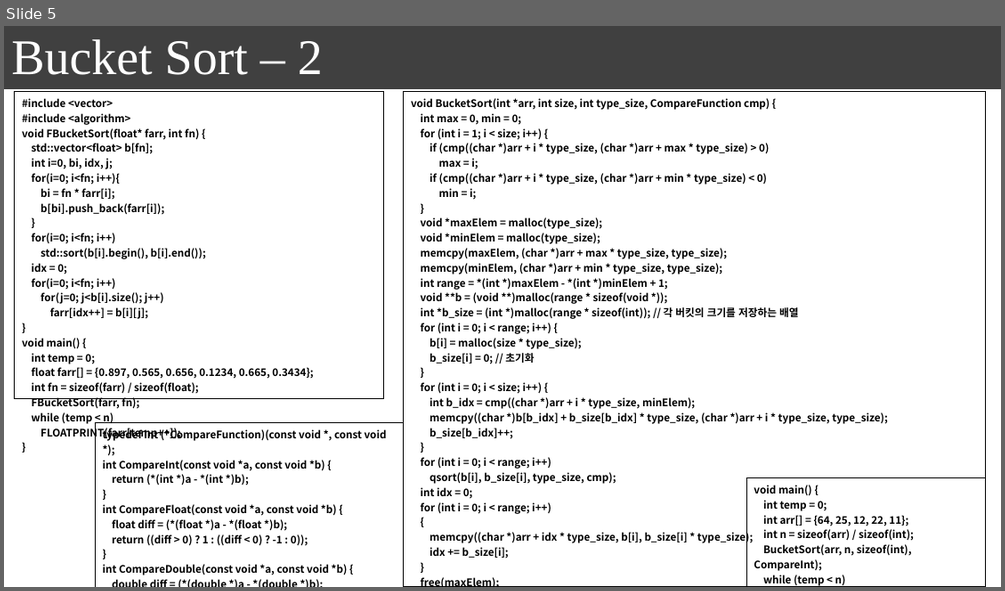
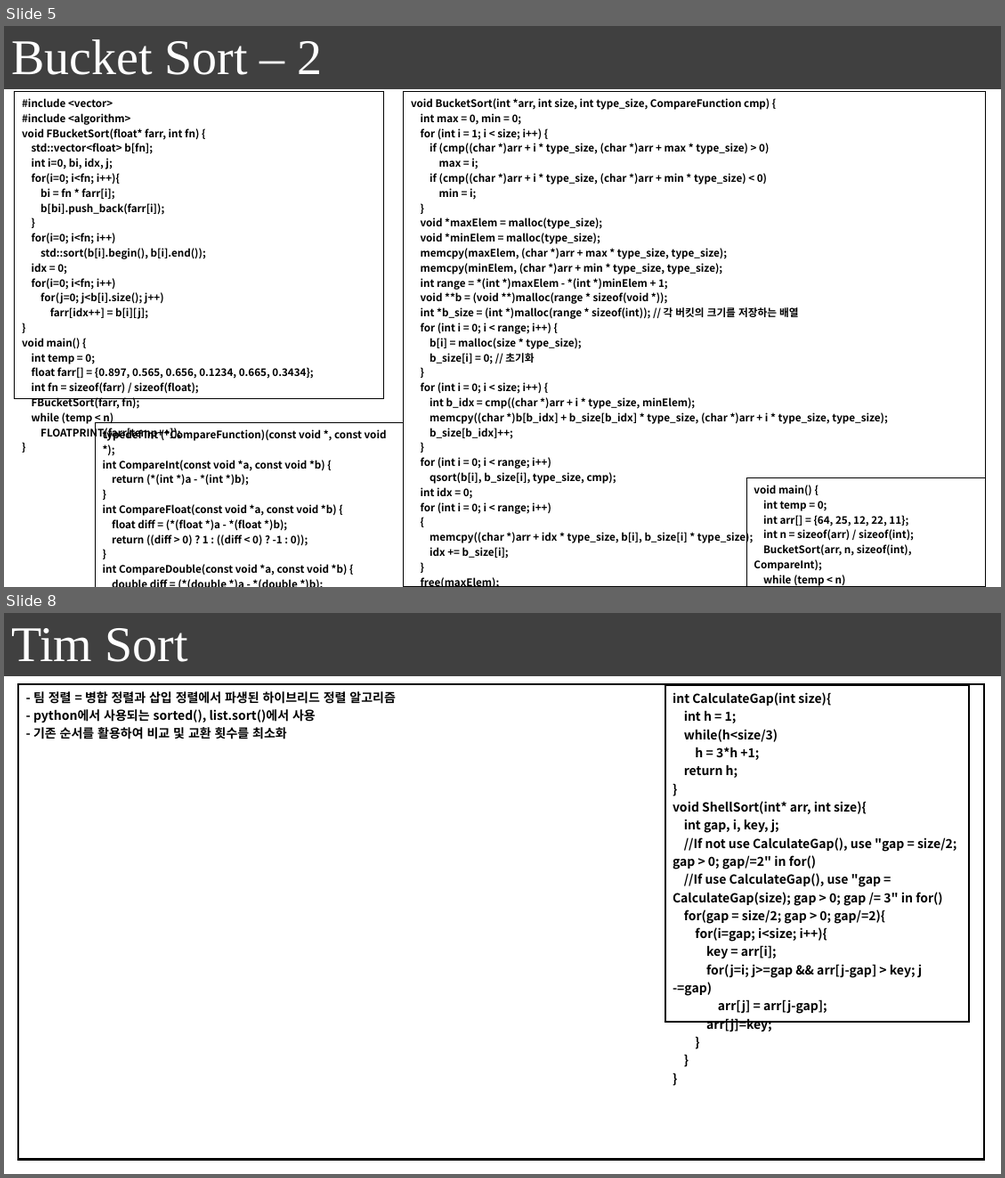
Before and after one commit to seonghokim/Study, a slide deck: Algorithm in c.pptx. Shown one above the other, each under a label of ours: slide 5 before the commit, slides 5 and 8 after it; the slides between them are not shown. The pictures are 1005x591 and 1005x1178 pixels, drawn with LibreOffice and Linux fonts; fonts in the diff are those of the drawing. Boxes give left, top, right and bottom in pixels: in the first picture for what was removed or moved away, otherwise in the second. Text is boxed around its words. In the diff, an @@ line names an element or a change of style, - is before the commit and + after.

```diff
--- a/Algorithm in c.pptx
+++ b/Algorithm in c.pptx
@@ slide 8 added at (x1=4, y1=613, x2=1001, y2=1174), background #FFFFFF; not listed: 1 template element that a slide beside it also shows @@
@@ text added at (x1=11, y1=628, x2=187, y2=662), 48 pt, text #FFFFFF @@
+Tim Sort
@@ table added at (x1=18, y1=684, x2=985, y2=1159), 1 rows, 1 columns @@
+- 팀 정렬 = 병합 정렬과 삽입 정렬에서 파생된 하이브리드 정렬 알고리즘 / - python에서 사용되는 sorted(), list.sort()에서 사용 / - 기존 순서를 활용하여 비교 및 교환 횟수를 최소화
@@ table added at (x1=665, y1=686, x2=969, y2=1036), 1 rows, 1 columns @@
+int CalculateGap(int size){ / int h = 1; / while(h<size/3) / h = 3*h +1; / return h; / } / void ShellSort(int* arr, int size){ / int gap, i, key, j; / //If not use CalculateGap(), use "gap = size/2; gap > 0; gap/=2" in for() / //If use CalculateGap(), use "gap = CalculateGap(size); gap > 0; gap /= 3" in for() / for(gap = size/2; gap > 0; gap/=2){ / for(i=gap; i<size; i++){ / key = arr[i]; / for(j=i; j>=gap && arr[j-gap] > key; j -=gap) / arr[j] = arr[j-gap]; / arr[j]=key; / } / } / }
```
Also in this commit, not shown: 2 other slides added, 2 other files.
